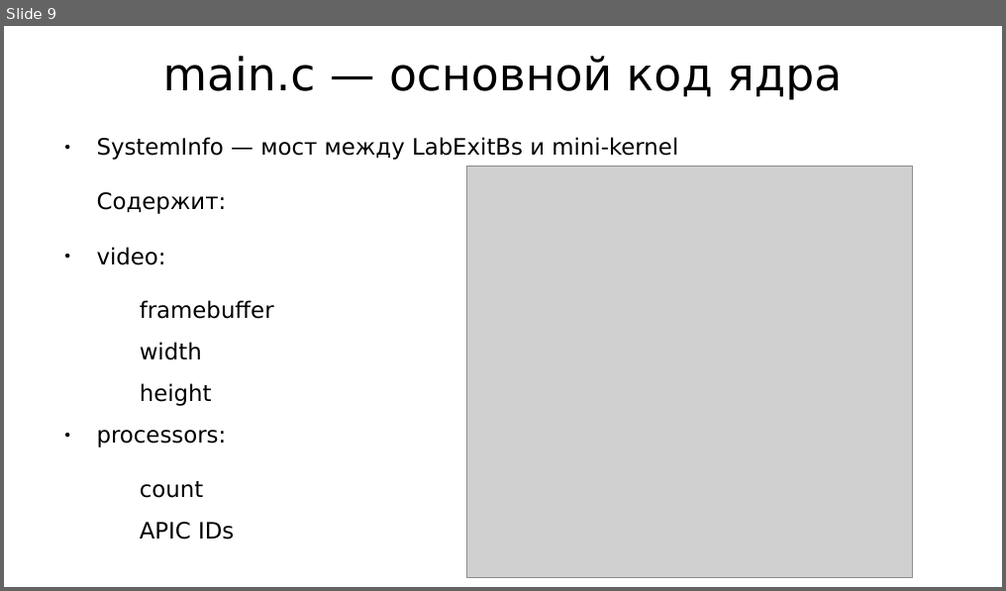
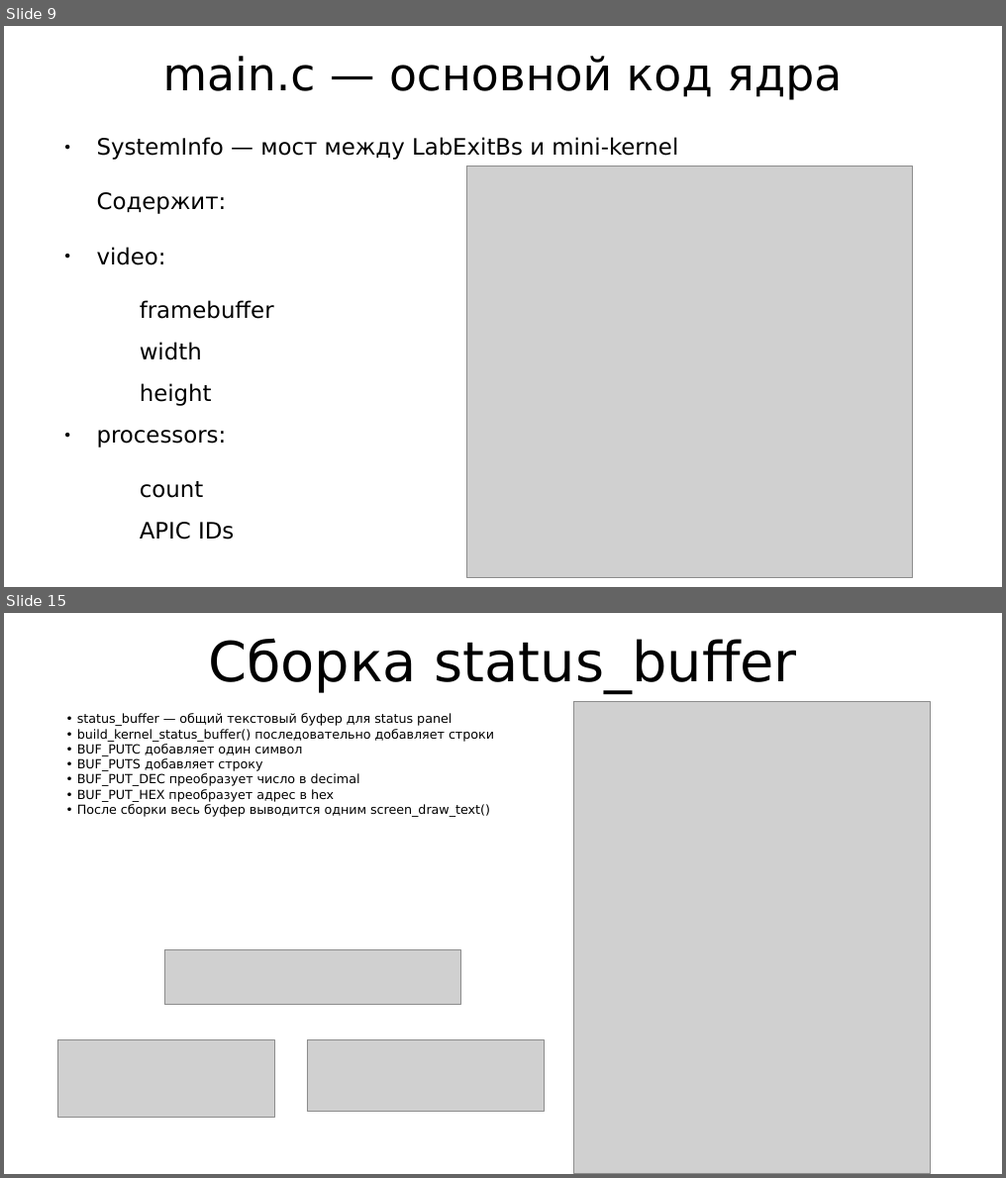
Before and after one commit to Inr1xz/uefi-bootloader, a slide deck: edk2/MySuperPkg/Presentstion.odp. Shown one above the other, each under a label of ours: slide 9 before the commit, slides 9 and 15 after it; the slides between them are not shown. The pictures are 1006x591 and 1006x1178 pixels, drawn with LibreOffice and Linux fonts; fonts in the diff are those of the drawing; grey boxes stand for pictures. Boxes give left, top, right and bottom in pixels: in the first picture for what was removed or moved away, otherwise in the second. Text is boxed around its words. In the diff, an @@ line names an element or a change of style, - is before the commit and + after.

Commit message:
Финальная презентация и текст к ней

```diff
--- a/edk2/MySuperPkg/Presentstion.odp
+++ b/edk2/MySuperPkg/Presentstion.odp
@@ slide 15 added at [4, 613, 1002, 1174], background #FFFFFF @@
@@ title added at [208, 638, 797, 693], 44 pt, text #000000 @@
+Сборка status_buffer
@@ text added at [77, 713, 494, 817], 10 pt, text #000000 @@
+• status_buffer — общий текстовый буфер для status panel
+• build_kernel_status_buffer() последовательно добавляет строки
+• BUF_PUTC добавляет один символ
+• BUF_PUTS добавляет строку
+• BUF_PUT_DEC преобразует число в decimal
+• BUF_PUT_HEX преобразует адрес в hex
+• После сборки весь буфер выводится одним screen_draw_text()
@@ picture added at [574, 702, 932, 1174] @@
@@ picture added at [164, 951, 460, 1005] @@
@@ picture added at [57, 1041, 275, 1117] @@
@@ picture added at [307, 1041, 545, 1112] @@
```
Also in this commit, not shown: 3 slides changed, 7 other slides added, 1 slide removed, 1 other file.
